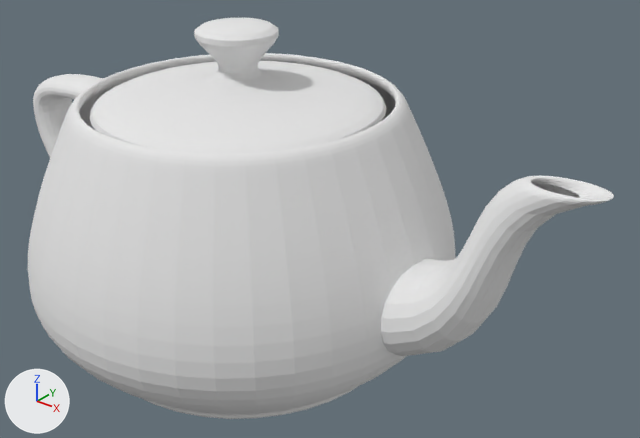
An edit to the OBJ model resources/teapot2.obj, drawn before and after from the same camera.
Both versions are drawn from a camera (50 mm lens) standing at (5.29, -5.46, 3.62) and looking at (0.7, 0.27, 0.06). Every picture has the same lights, and +X, +Y and +Z are marked at lower left. The first picture is the older version. Where no turn or scale is listed for an object, it has been applied to the vertices.

Objects in the first picture: 'teapot'.
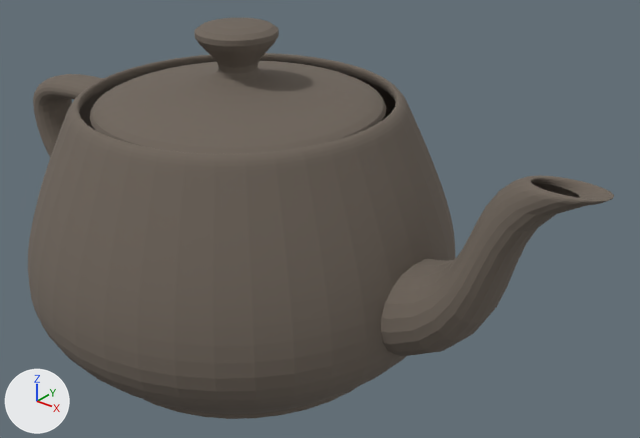
Changed parts and their boxes [x1, y1, x2, y2] in the pictures (640 x 438 px):
'teapot', surface changed (darker): [28, 18, 614, 419] in both

Diff of the bpy script that builds the scene:
```diff
--- a/resources/teapot2.obj.py
+++ b/resources/teapot2.obj.py
@@ img_redbrick_jpg @@
+img_redbrick_jpg = load_image('redbrick.jpg', 'redbrick.jpg', 4096, 4096, 'sRGB')
@@ mat_none @@
 mat_none = principled_material('None')
-mat_none.base_color = (0.8, 0.8, 0.8)  # white #e7e7e7
+mat_none.texture = img_redbrick_jpg
 mat_none.roughness = 1.0
```
